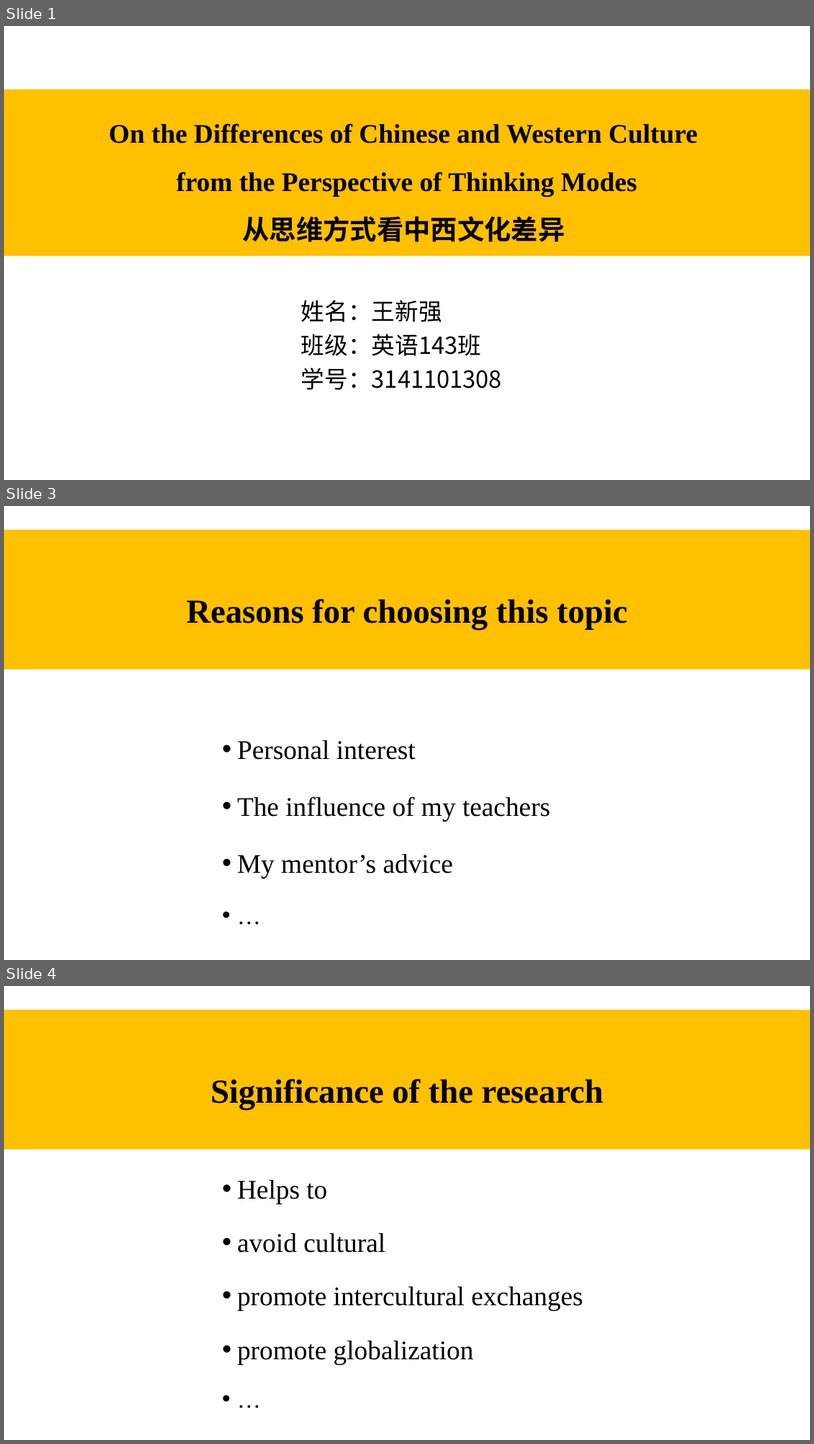
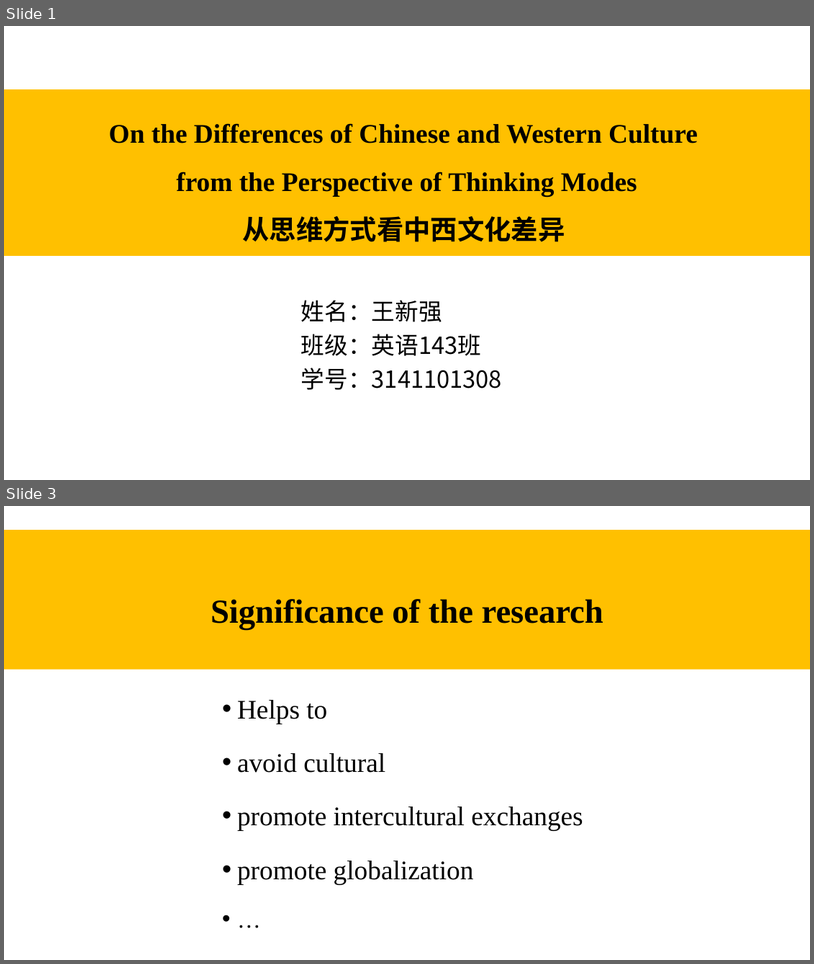
Before and after one commit to bruceleslie/bruceleslie.github.io, a slide deck: 王新强_论文答辩.pptx. Shown one above the other, each under a label of ours: slides 1, 3 and 4 before the commit, slides 1 and 3 after it; the slides between them are not shown. The pictures are 814x1444 and 814x964 pixels, drawn with LibreOffice and Linux fonts; fonts in the diff are those of the drawing. Boxes give left, top, right and bottom in pixels: in the first picture for what was removed or moved away, otherwise in the second. Text is boxed around its words. In the diff, an @@ line names an element or a change of style, - is before the commit and + after.

```diff
--- a/王新强_论文答辩.pptx
+++ b/王新强_论文答辩.pptx
@@ slide 3 removed at box(4, 506, 810, 960), background #FFFFFF @@
@@ title removed at box(4, 530, 810, 669) @@
-Reasons for choosing this topic
@@ text removed at box(237, 740, 550, 878) @@
-• Personal interest
-• The influence of my teachers
-• My mentor’s advice
-• …
@@ what was slide 4 is now slide 3 @@
```
Also in this commit, not shown: 2 slides changed.
